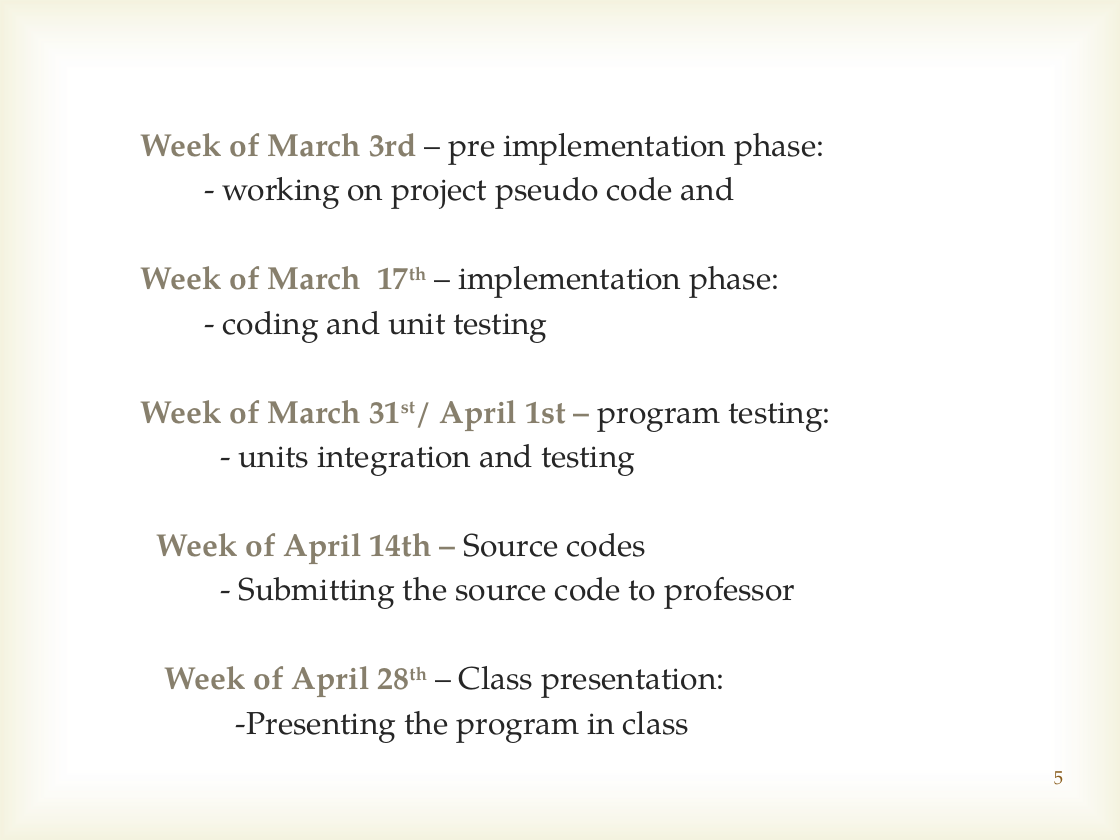
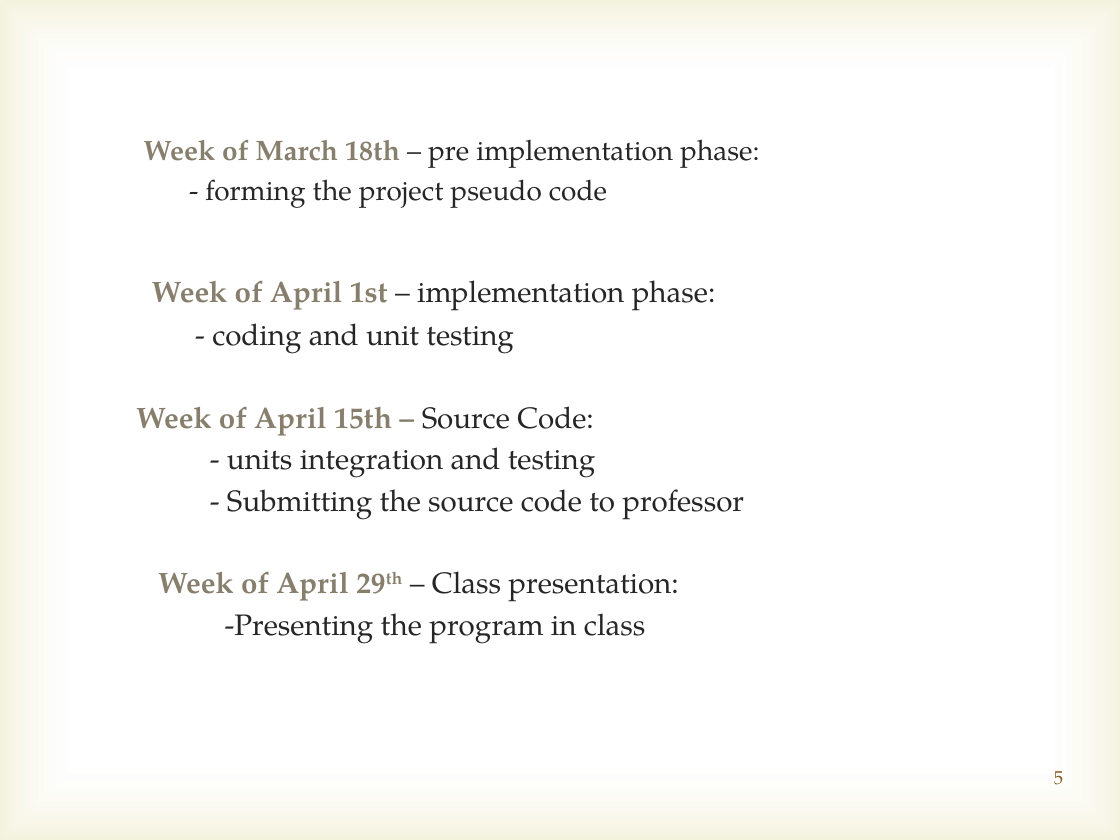
Before and after one commit to marcusvsilveira/lehman-android, a slide deck: slide 5 of Initial_presentation/Initial presentation.pptx. Drawn at 1120x840 pixels with LibreOffice and Linux fonts; fonts in the diff are those of the drawing; background and template pictures are left out. Boxes give left, top, right and bottom in pixels: in the first picture for what was removed or moved away, otherwise in the second. Text is boxed around its words. In the diff, an @@ line names an element or a change of style, - is before the commit and + after.

```diff
--- a/Initial_presentation/Initial presentation.pptx
+++ b/Initial_presentation/Initial presentation.pptx
@@ text at box(144, 139, 759, 311): text changed; size 20.4 to 18 pt @@
-Week of March 3rd – pre implementation phase:
-- working on project pseudo code and
-Week of March 17th – implementation phase:
+Week of March 18th – pre implementation phase:
+- forming the project pseudo code
+Week of April 1st – implementation phase:
@@ text at box(212, 323, 744, 644): size 20.4 to 19 pt in "- coding and unit testing", "- units integration and testing", "- Submitting the source code to professor", "-Presenting the program in class" @@
@@ text at box(136, 406, 593, 436): text changed; size 20.4 to 19 pt @@
-Week of March 31st/ April 1st – program testing:
+Week of April 15th – Source Code:
@@ text at box(157, 533, 646, 564): paragraph removed @@
-Week of April 14th – Source codes
@@ text at box(158, 571, 678, 602): text changed; size 20.4 to 19 pt @@
-Week of April 28th – Class presentation:
+Week of April 29th – Class presentation:
```
Also in this commit, not shown: 2 other slides changed, 4 other files.
